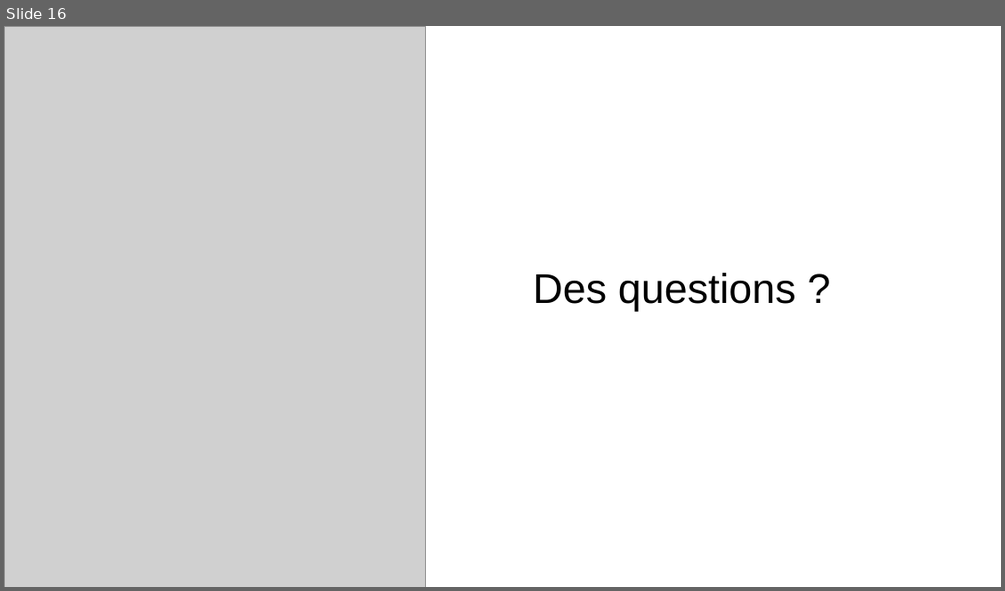
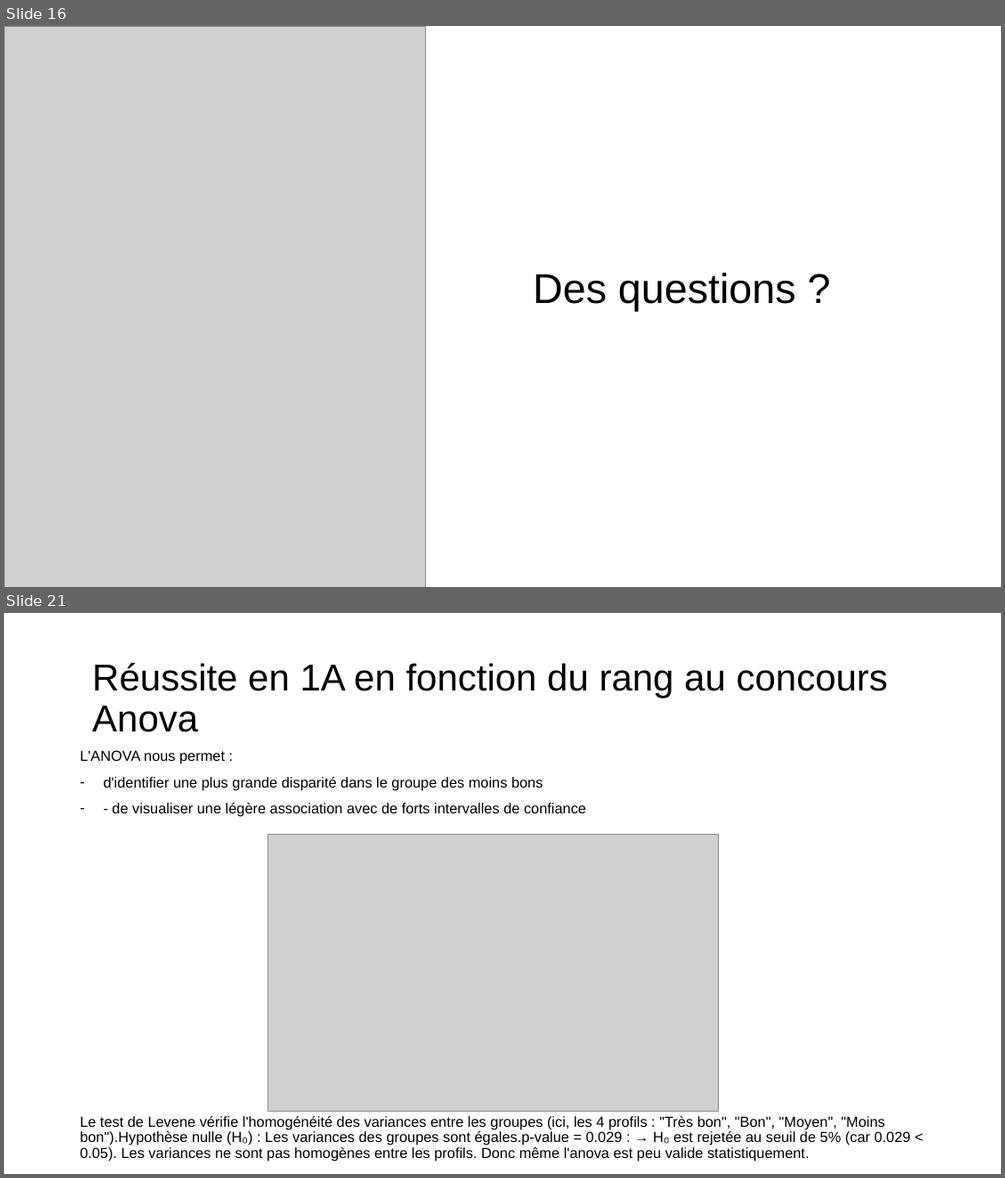
Before and after one commit to chlesieur/analyse_bdd_eleves_ensai, a slide deck: presentation/Presentation_trajectoires_etudiants_ENSAI_version_CER.pptx. Shown one above the other, each under a label of ours: slide 16 before the commit, slides 16 and 21 after it; the slides between them are not shown. The pictures are 1005x591 and 1005x1178 pixels, drawn with LibreOffice and Linux fonts; fonts in the diff are those of the drawing; grey boxes stand for pictures; background and template pictures are left out. Boxes give left, top, right and bottom in pixels: in the first picture for what was removed or moved away, otherwise in the second. Text is boxed around its words. In the diff, an @@ line names an element or a change of style, - is before the commit and + after.

```diff
--- a/presentation/Presentation_trajectoires_etudiants_ENSAI_version_CER.pptx
+++ b/presentation/Presentation_trajectoires_etudiants_ENSAI_version_CER.pptx
@@ slide 21 added at [4,613,1001,1174], background picture (left out) @@
@@ text added at [92,663,888,732], 36 pt, text #000000 @@
+Réussite en 1A en fonction du rang au concours
+Anova
@@ text added at [80,750,911,1161], 14 pt, text #000000 @@
+L'ANOVA nous permet :
+– d'identifier une plus grande disparité dans le groupe des moins bons
+– - de visualiser une légère association avec de forts intervalles de confiance
+Le test de Levene vérifie l'homogénéité des variances entre les groupes (ici, les 4 profils : "Très bon", "Bon", "Moyen", "Moins bon").Hypothèse nulle (H₀) : Les variances des groupes sont égales.p-value = 0.029 : → H₀ est rejetée au seuil de 5% (car 0.029 < 0.05). Les variances ne sont pas homogènes entre les profils. Donc même l'anova est peu valide statistiquement.
@@ picture added at [268,834,718,1111] @@
```
Also in this commit, not shown: 14 other slides added, 2 other files.
